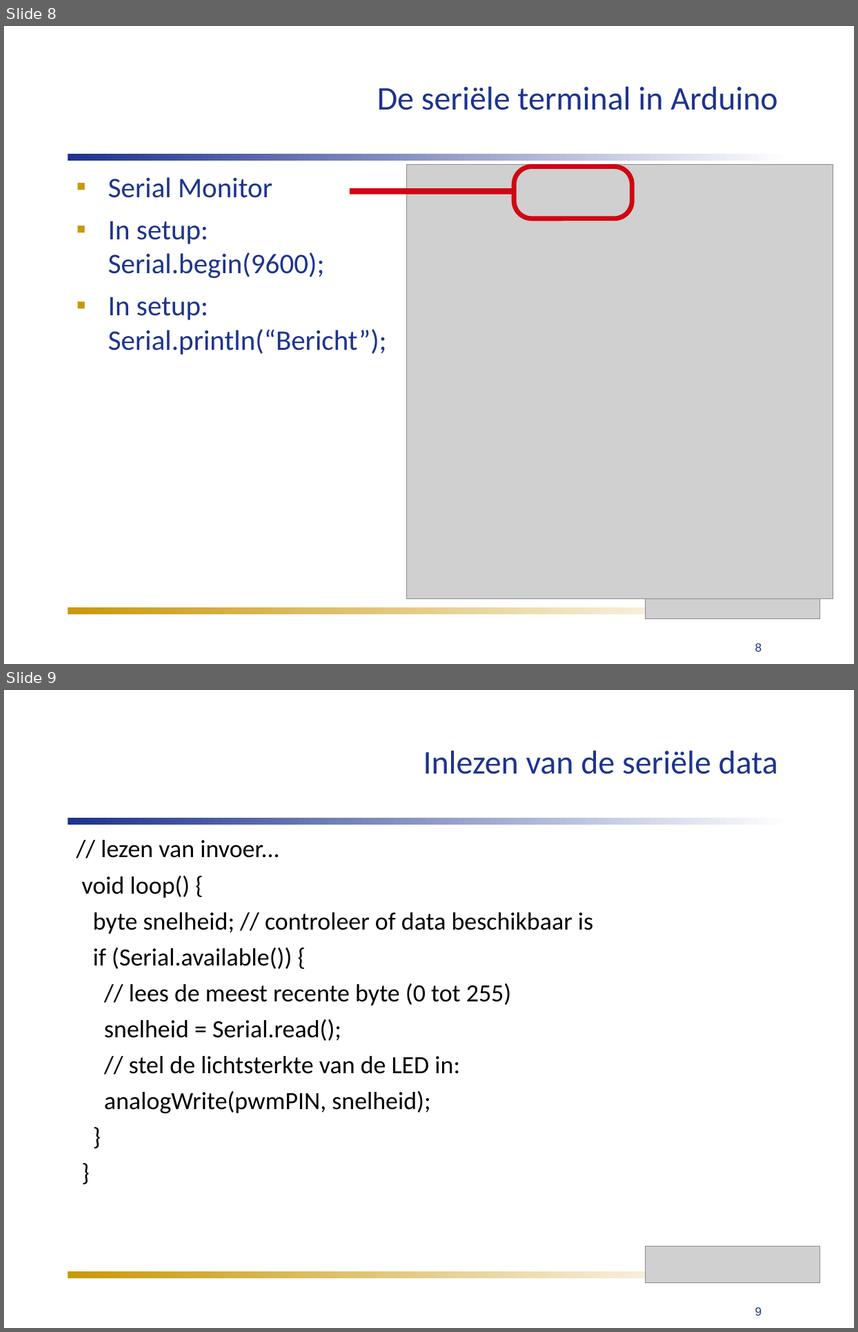
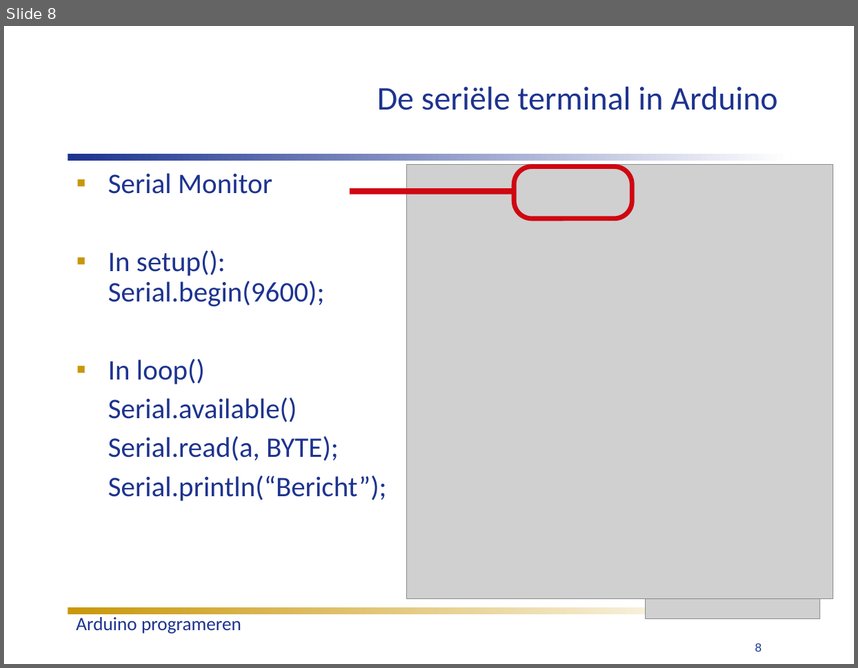
Before and after one commit to humiq/Greendevelopment, a slide deck: trunk/documents/Colleges/ISIROB College 4.ppt. Shown one above the other, each under a label of ours: slides 8 and 9 before the commit, slide 8 after it. The pictures are 858x1332 and 858x668 pixels, drawn with LibreOffice and Linux fonts; fonts in the diff are those of the drawing; grey boxes stand for pictures. Boxes give left, top, right and bottom in pixels: in the first picture for what was removed or moved away, otherwise in the second. Text is boxed around its words. In the diff, an @@ line names an element or a change of style, - is before the commit and + after.

```diff
--- a/trunk/documents/Colleges/ISIROB College 4.ppt
+++ b/trunk/documents/Colleges/ISIROB College 4.ppt
@@ slide 9 removed at (4, 690, 854, 1328), background #FFFFFF @@
@@ title removed at (424, 750, 778, 774) @@
-Inlezen van de seriële data
@@ rectangle removed at (67, 818, 791, 825) @@
@@ text removed at (82, 840, 593, 1113) @@
-// lezen van invoer...
-void loop() {
-byte snelheid; // controleer of data beschikbaar is
-if (Serial.available()) {
-// lees de meest recente byte (0 tot 255)
-snelheid = Serial.read();
-// stel de lichtsterkte van de LED in:
-analogWrite(pwmPIN, snelheid);
-}
-}
@@ picture removed at (645, 1246, 820, 1283) @@
@@ rectangle removed at (67, 1270, 748, 1277) @@
@@ page number removed at (755, 1307, 762, 1315) @@
-9
@@ slide 8 changed as well @@
@@ text at (108, 173, 272, 194): line spacing 1 to 0.9 @@
@@ text at (108, 250, 387, 501): text changed @@
-▪ In setup:
-  Serial.begin(9600);
-▪ In setup:
-  Serial.println(“Bericht”);
+▪ In setup():
+  Serial.begin(9600);
+▪ In loop()
+Serial.available()
+Serial.read(a, BYTE);
+Serial.println(“Bericht”);
@@ text added at (76, 617, 241, 633), 16 pt, text #1D338F @@
+Arduino programeren
```
Also in this commit, not shown: 16 other slides changed, 1 slide added, 2 other slides removed, 1 other file.
